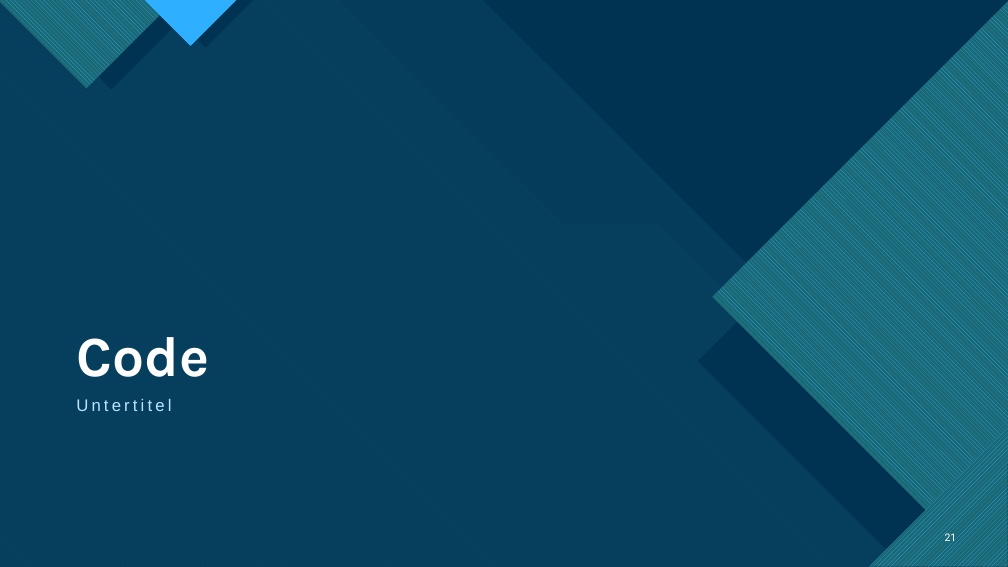
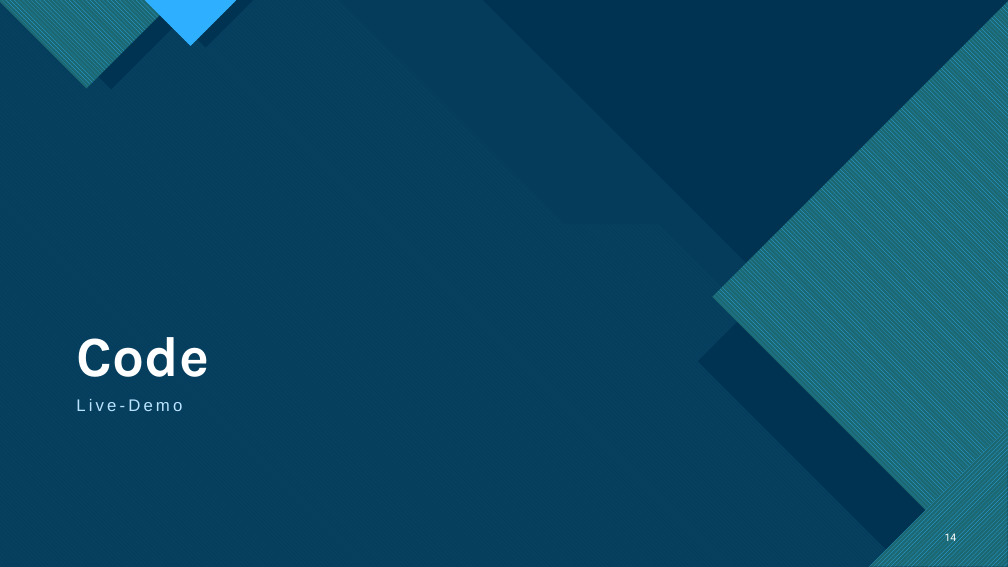
Before and after one commit to TietoLP/IU-Kochbuch, a slide deck: slide 14 of Fallstudie_Kochbuch.pptx (slide 21 before the commit). Drawn at 1008x567 pixels with LibreOffice and Linux fonts; fonts in the diff are those of the drawing. Boxes give left, top, right and bottom in pixels: in the first picture for what was removed or moved away, otherwise in the second. Text is boxed around its words. In the diff, an @@ line names an element or a change of style, - is before the commit and + after.

```diff
--- a/Fallstudie_Kochbuch.pptx
+++ b/Fallstudie_Kochbuch.pptx
@@ text at bbox=[76, 399, 182, 411]: text changed @@
-Untertitel
+Live-Demo
@@ page number at bbox=[945, 531, 957, 544]: text changed @@
-21
+14
```
Also in this commit, not shown: 4 other slides changed, 6 slides added, 14 slides removed, 2 other files.
